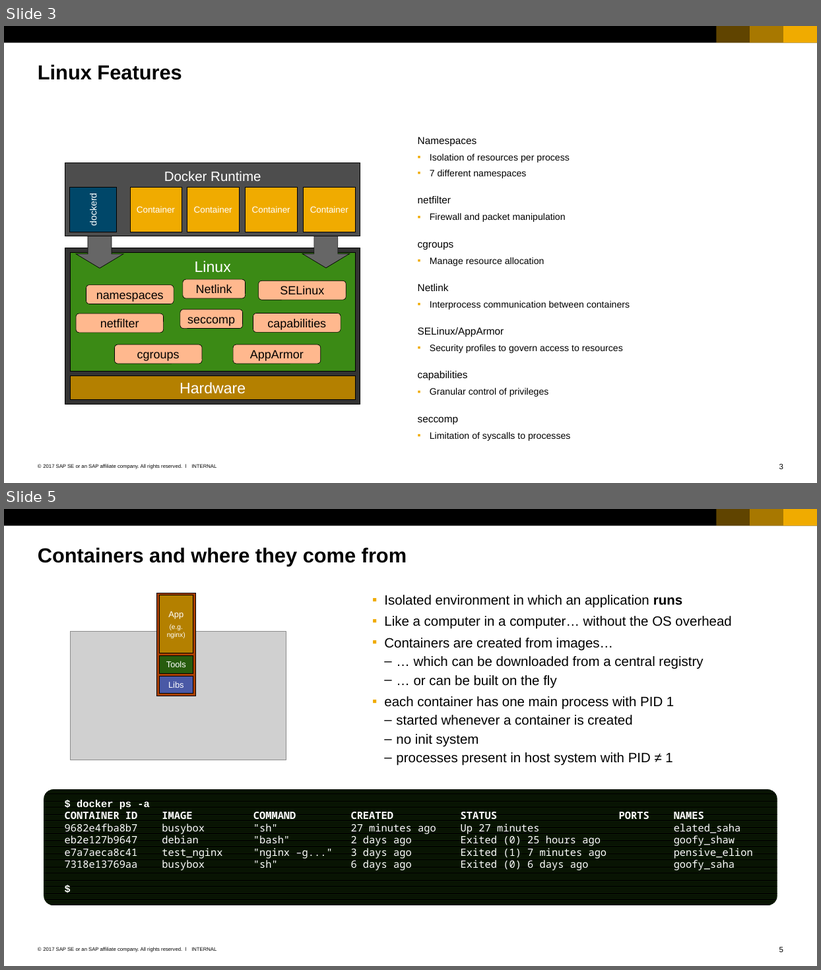
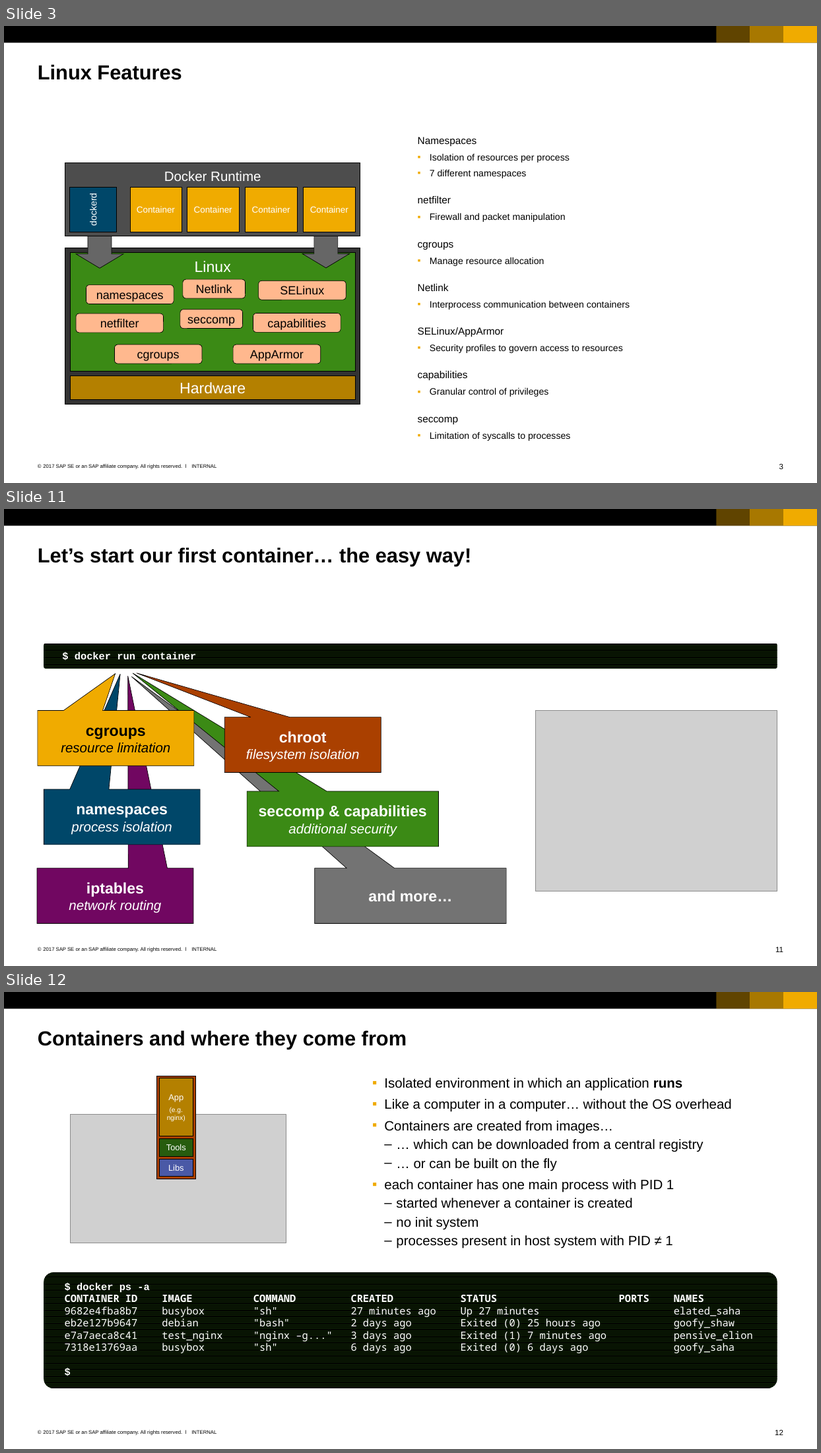
Before and after one commit to cuijiyao01/docker-k8s-training, a slide deck: docker/02_Members_of_docker_universe.pptx. Shown one above the other, each under a label of ours: slides 3 and 5 before the commit, slides 3, 11 and 12 after it; the slides between them are not shown. The pictures are 821x970 and 821x1453 pixels, drawn with LibreOffice and Linux fonts; fonts in the diff are those of the drawing; grey boxes stand for pictures. Boxes give left, top, right and bottom in pixels: in the first picture for what was removed or moved away, otherwise in the second. Text is boxed around its words. In the diff, an @@ line names an element or a change of style, - is before the commit and + after.

Commit message:
Added additional slides to "Members of docker universe" to explain the Linux kernel technologies behind containers.

```diff
--- a/docker/02_Members_of_docker_universe.pptx
+++ b/docker/02_Members_of_docker_universe.pptx
@@ slide 11 added at [4,509,817,966], background #FFFFFF; not listed: 7 template elements that a slide beside it also shows @@
@@ title added at [38,547,471,566], 24 pt, text #000000, bold @@
+Let’s start our first container… the easy way!
@@ rounded rectangle added at [44,643,777,669], fill pattern #000000 on #112806, 12 pt, text #FFFFFF, bold @@
+    $ docker run container
@@ speech box added at [38,711,193,766], fill #F0AB00, outline #000000 0.5 pt, 16 pt, text #000000, italic @@
+cgroups
+resource limitation
@@ speech box added at [224,718,381,773], fill #AA4000, outline #000000 0.5 pt, 16 pt, text #FFFFFF, italic @@
+chroot
+filesystem isolation
@@ picture added at [535,711,778,892] @@
@@ speech box added at [44,789,199,845], fill #00476A, outline #000000 0.5 pt, 16 pt, text #FFFFFF, italic @@
+namespaces
+process isolation
@@ speech box added at [247,791,438,847], fill #3B8A15, outline #000000 0.5 pt, 18 pt, text #FFFFFF, bold @@
+seccomp & capabilities
+additional security
@@ speech box added at [37,868,193,923], fill #710761, outline #000000 0.5 pt, 16 pt, text #FFFFFF, italic @@
+iptables
+network routing
@@ speech box added at [315,868,506,923], fill #737373, outline #000000 0.5 pt, 18 pt, text #FFFFFF, bold @@
+and more…
@@ what was slide 5 is now slide 12 @@
@@ page number at [775,1430,783,1436]: text changed @@
-5
+12
```
Also in this commit, not shown: 2 slides changed, 7 other slides added, 2 slides removed, 1 other file.
